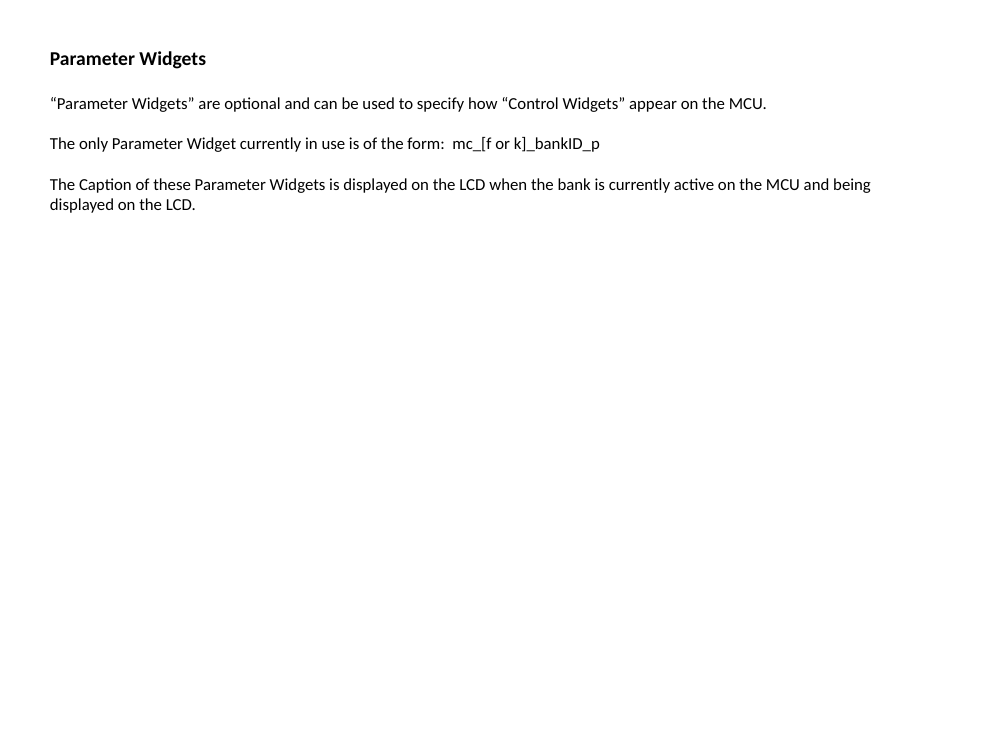
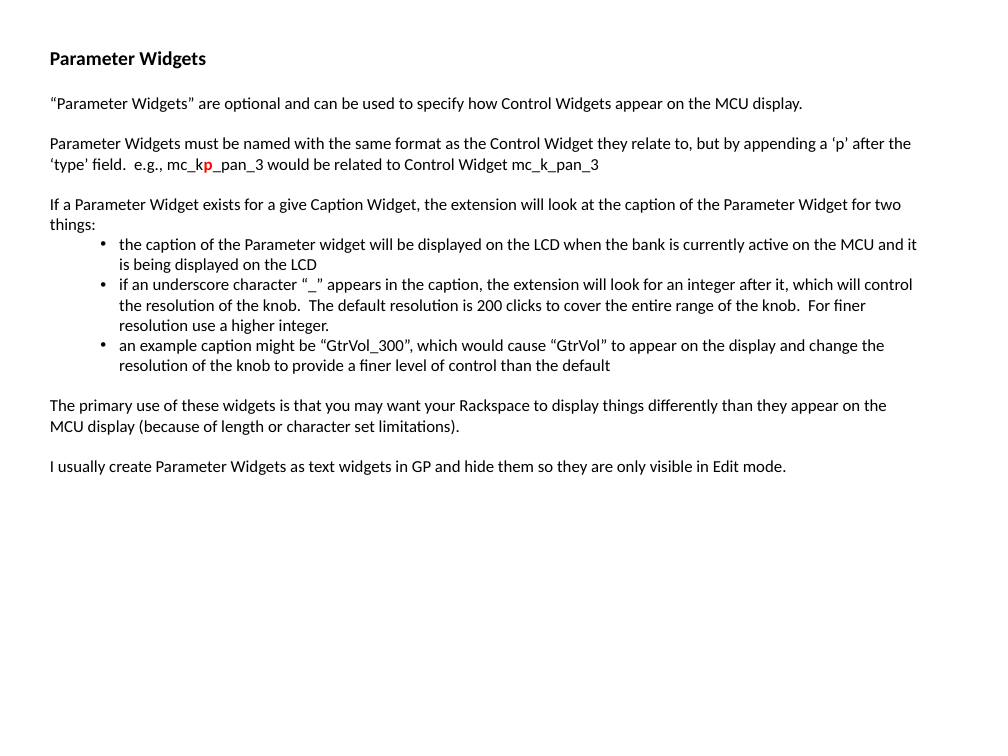
Before and after one commit to WidnerM/GP-MCU, a slide deck: slide 4 of MCU Extension.pptx. Drawn at 1008x756 pixels with LibreOffice and Linux fonts; fonts in the diff are those of the drawing. Boxes give left, top, right and bottom in pixels: in the first picture for what was removed or moved away, otherwise in the second. Text is boxed around its words. In the diff, an @@ line names an element or a change of style, - is before the commit and + after.

Commit message:
Doc update, small p widget fix

```diff
--- a/MCU Extension.pptx
+++ b/MCU Extension.pptx
@@ text at bbox=[50, 97, 917, 475]: text changed @@
-“Parameter Widgets” are optional and can be used to specify how “Control Widgets” appear on the MCU.
-The only Parameter Widget currently in use is of the form: mc_[f or k]_bankID_p
-The Caption of these Parameter Widgets is displayed on the LCD when the bank is currently active on the MCU and being displayed on the LCD.
+“Parameter Widgets” are optional and can be used to specify how Control Widgets appear on the MCU display.
+Parameter Widgets must be named with the same format as the Control Widget they relate to, but by appending a ‘p’ after the ‘type’ field. e.g., mc_kp_pan_3 would be related to Control Widget mc_k_pan_3
+If a Parameter Widget exists for a give Caption Widget, the extension will look at the caption of the Parameter Widget for two things:
+  • the caption of the Parameter widget will be displayed on the LCD when the bank is currently active on the MCU and it is being displayed on the LCD
+  • if an underscore character “_” appears in the caption, the extension will look for an integer after it, which will control the resolution of the knob. The default resolution is 200 clicks to cover the entire range of the knob. For finer resolution use a higher integer.
+  • an example caption might be “GtrVol_300”, which would cause “GtrVol” to appear on the display and change the resolution of the knob to provide a finer level of control than the default
+The primary use of these widgets is that you may want your Rackspace to display things differently than they appear on the MCU display (because of length or character set limitations).
+I usually create Parameter Widgets as text widgets in GP and hide them so they are only visible in Edit mode.
```
Also in this commit, not shown: 3 other slides changed, 1 slide added, 2 other files.
